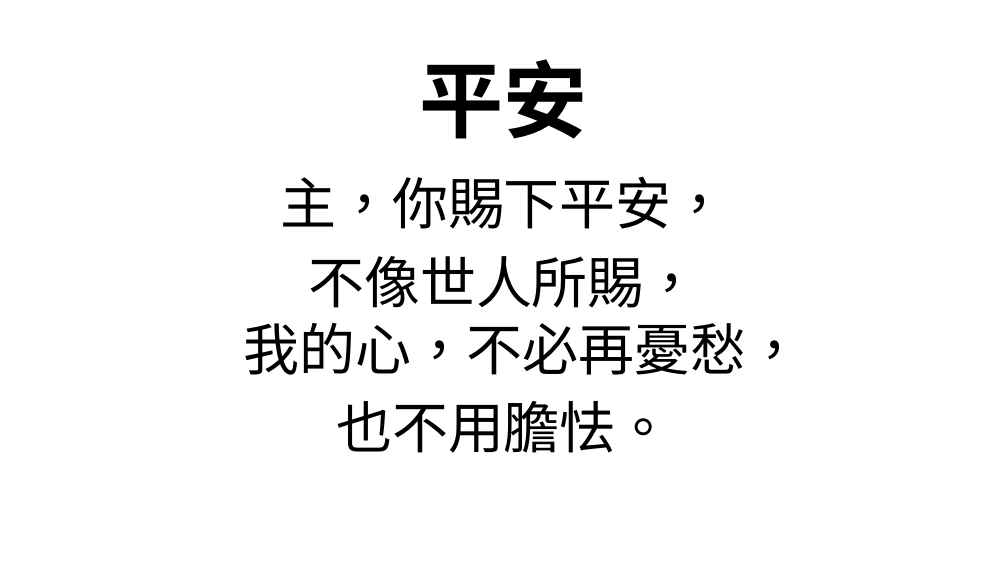
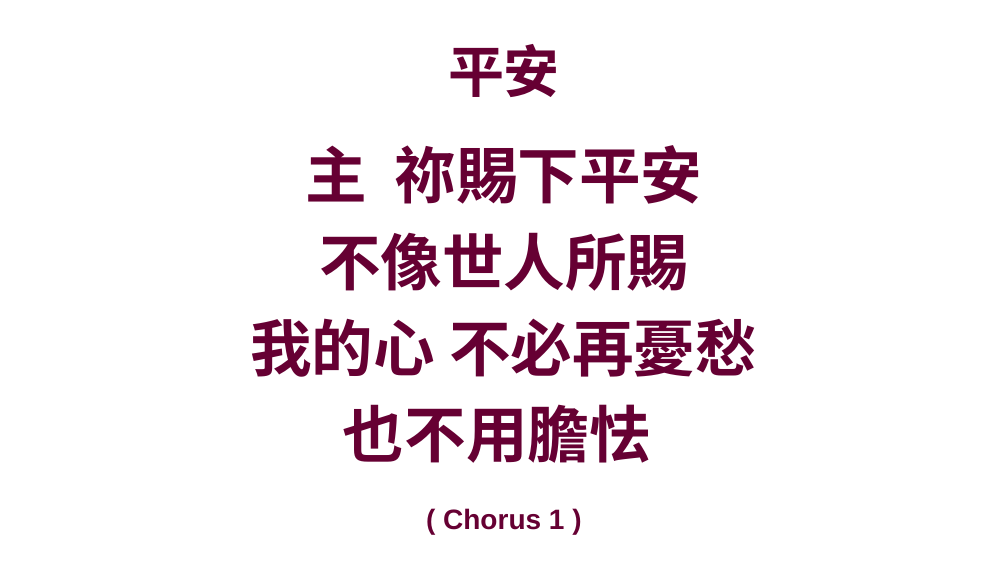
Before and after one commit to batisuoc/prayermeeting, a slide deck: slide 7 of 2020/9月/3-9.pptx (slide 24 before the commit). Drawn at 1008x567 pixels with LibreOffice and Linux fonts; fonts in the diff are those of the drawing; background and template pictures are left out. Boxes give left, top, right and bottom in pixels: in the first picture for what was removed or moved away, otherwise in the second. Text is boxed around its words. In the diff, an @@ line names an element or a change of style, - is before the commit and + after.

```diff
--- a/2020/9月/3-9.pptx
+++ b/2020/9月/3-9.pptx
@@ title "平安": place and size @@
-title "平安" at bbox=[420, 59, 588, 139]
+title "平安" at bbox=[448, 44, 560, 97]
@@ title "平安" at bbox=[448, 44, 560, 97]: size 60 to 40 pt, font Arial to Noto Sans CJK SC, text colour #000000 to #660033 @@
@@ text "主 祢賜下平安": place and size @@
-text "主 祢賜下平安" at bbox=[76, 163, 932, 504]
+text "主 祢賜下平安" at bbox=[250, 145, 757, 463]
@@ text "主 祢賜下平安" at bbox=[250, 145, 757, 463]: outline #FFFFFF 0.75 pt to none @@
@@ text at bbox=[250, 145, 757, 463]: text changed; size 40 to 44 pt; font Arial to Noto Sans CJK SC; text colour #000000 to #660033; bold on @@
-主，你賜下平安，
-不像世人所賜，
-我的心，不必再憂愁，
-也不用膽怯。
+主 祢賜下平安
+不像世人所賜
+我的心 不必再憂愁
+也不用膽怯
@@ text added at bbox=[443, 508, 565, 530], 20 pt, text #660033, bold @@
+( Chorus 1 )
```
Also in this commit, not shown: 3 other slides changed, 4 slides added, 27 slides removed, 2 other files.
